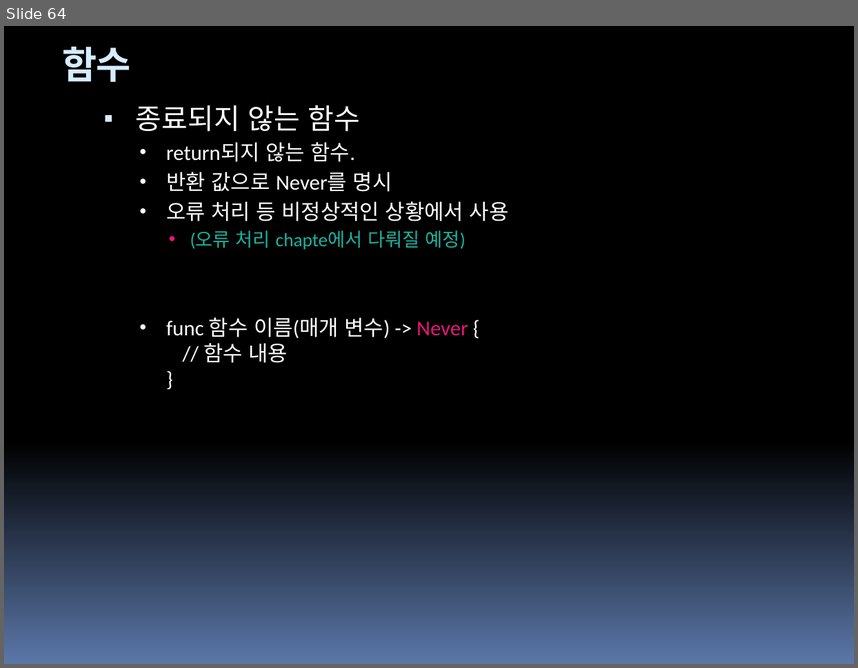
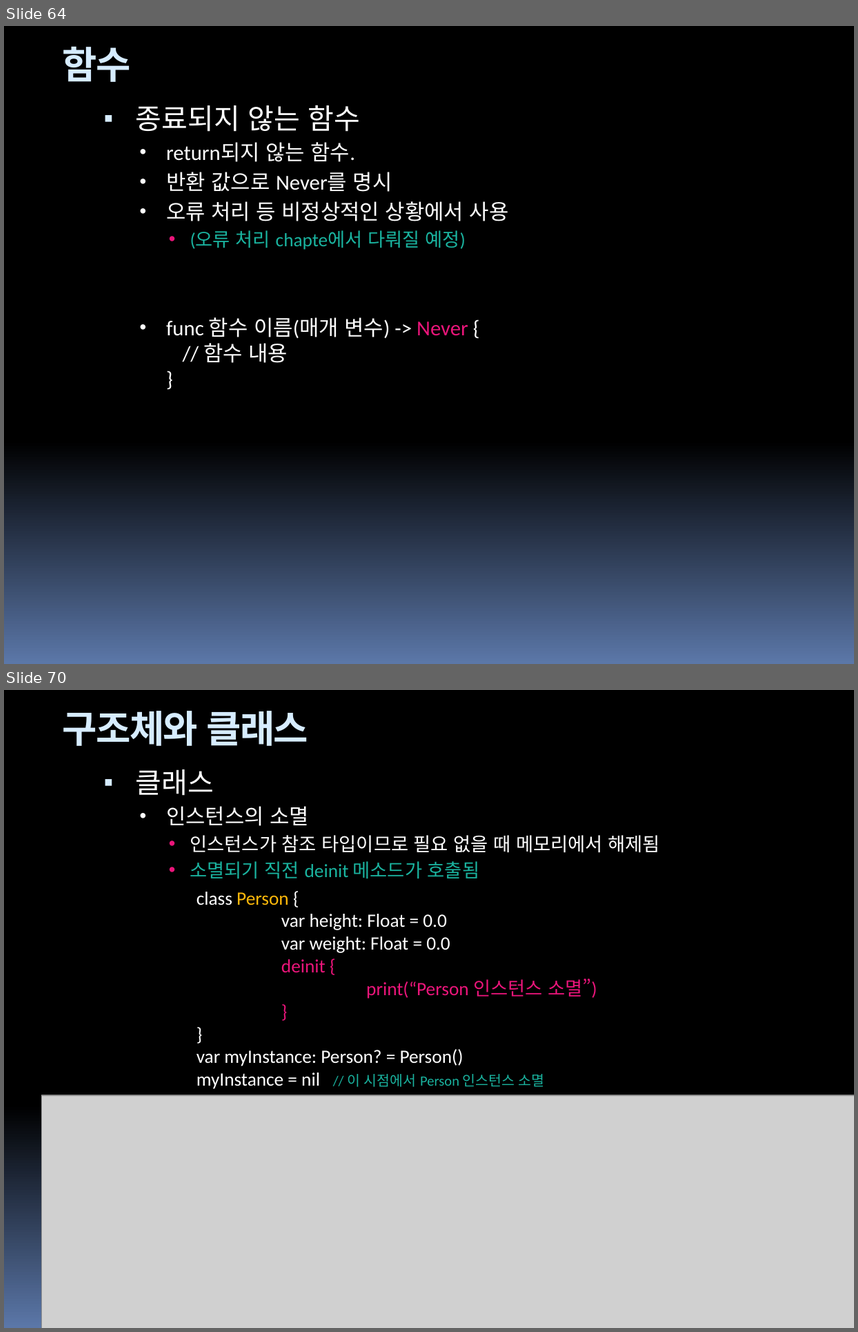
Before and after one commit to hounga13/helloSwift, a slide deck: Swift세미나자료.pptx. Shown one above the other, each under a label of ours: slide 64 before the commit, slides 64 and 70 after it; the slides between them are not shown. The pictures are 858x668 and 858x1332 pixels, drawn with LibreOffice and Linux fonts; fonts in the diff are those of the drawing; grey boxes stand for pictures. Boxes give left, top, right and bottom in pixels: in the first picture for what was removed or moved away, otherwise in the second. Text is boxed around its words. In the diff, an @@ line names an element or a change of style, - is before the commit and + after.

Commit message:
Chapter 11, struct and class

```diff
--- a/Swift세미나자료.pptx
+++ b/Swift세미나자료.pptx
@@ slide 70 added at <box>4,690,854,1328</box>, background gradient #000000 to #5B77A8; not listed: 4 template elements that a slide beside it also shows @@
@@ title added at <box>63,711,308,746</box>, 32 pt, text #D6ECFF, bold @@
+구조체와 클래스
@@ text added at <box>136,769,660,878</box>, 16 pt, text #FFFFFF @@
+▪ 클래스
+  • 인스턴스의 소멸
+    • 인스턴스가 참조 타입이므로 필요 없을 때 메모리에서 해제됨
+    • 소멸되기 직전 deinit 메소드가 호출됨
@@ text added at <box>197,891,597,1089</box>, 16 pt, text #FFFFFF @@
+class Person {
+var height: Float = 0.0
+var weight: Float = 0.0
+deinit {
+print(“Person 인스턴스 소멸”)
+}
+}
+var myInstance: Person? = Person()
+myInstance = nil // 이 시점에서 Person 인스턴스 소멸
@@ picture added at <box>41,1094,854,1328</box> @@
```
Also in this commit, not shown: 10 other slides added, 2 other files.
